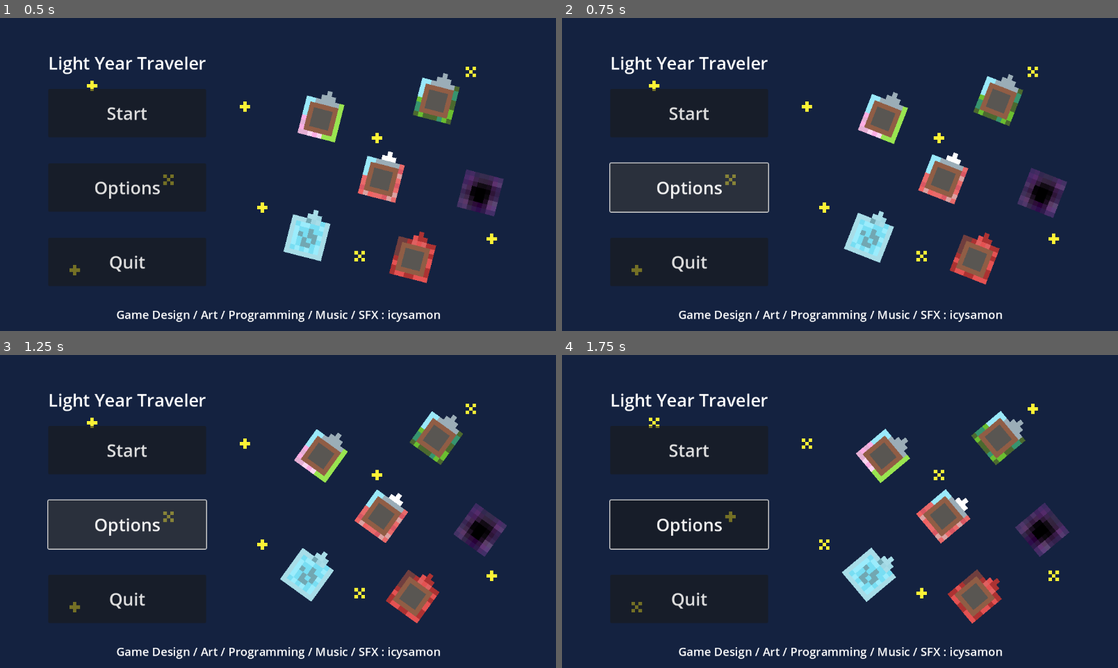
Above: before the commit, frames 1-4 (two rows, left to right).
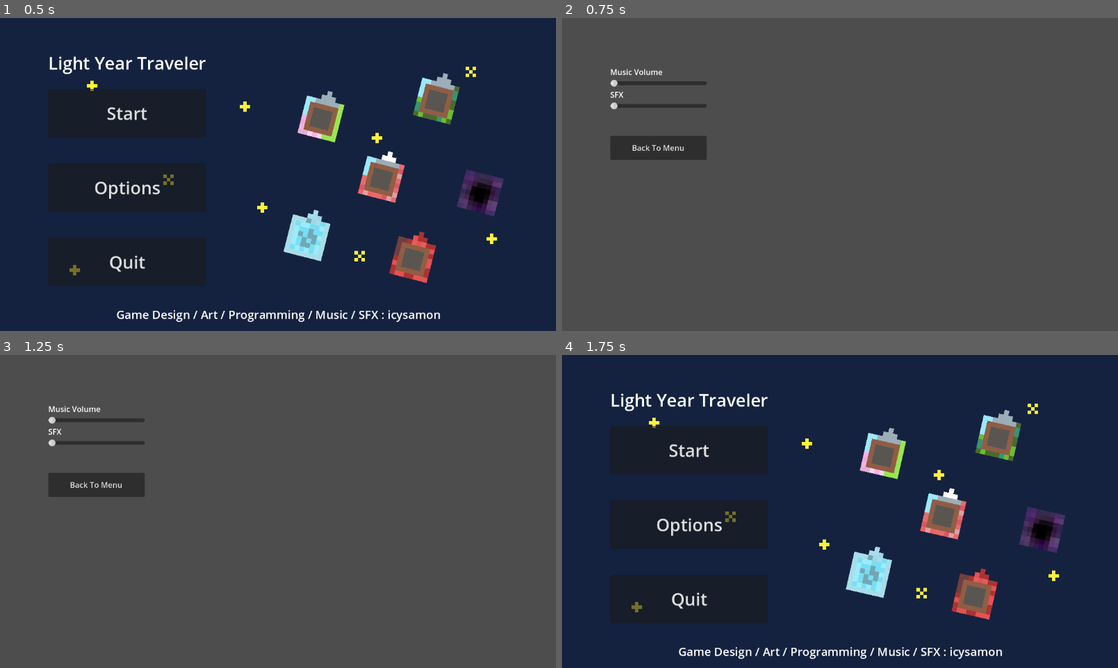
Above: after the commit, the same moments.

Repository: icysamon/LightYearsTraveler
Game: Godot game, scene res://scene/main/menu.tscn
Two runs of this game, one before a commit and one after it. Both use one fixed random seed, a clock stepped at 60 frames per second and the inputs below.
Inputs (mouse positions are in pixels of both pictures, inside the frame that each line leads up to):
- Up to frame 1 (0.5 s): no input
- Up to frame 2 (0.75 s): click "Options" at 0.5 s
- Up to frame 3 (1.25 s): no input
- Up to frame 4 (1.75 s): click (656, 486) at 1.25 s, where only the run after the commit has a clickable "Back To Menu"

Frame 1 is identical in both runs. In frame 2, 99% of the frame differs, in the area x 0-100%, y 0-100%; in frame 3, 99%; in frame 4, 4.7%.

Commit message:
feat: options link to menu

Diff:
--- /dev/null
+++ b/resource/event/summary/black_hole.tres
@@ -0,0 +1,9 @@
+[gd_resource type="Resource" script_class="Event" load_steps=2 format=3 uid="uid://bw3xek8b5j8n8"]
+
+[ext_resource type="Script" path="res://scripts/ref_counted_event.gd" id="1_oxbwn"]
+
+[resource]
+script = ExtResource("1_oxbwn")
+name = "Black Hole"
+description = "energy -100/s"
+stamina = 0
--- /dev/null
+++ b/resource/event/summary/earth_autumn.tres
@@ -0,0 +1,9 @@
+[gd_resource type="Resource" script_class="Event" load_steps=2 format=3 uid="uid://b3wscft7hpm5l"]
+
+[ext_resource type="Script" path="res://scripts/ref_counted_event.gd" id="1_vgt1a"]
+
+[resource]
+script = ExtResource("1_vgt1a")
+name = "Supper Earth (Autumn)"
+description = "energy +1/s"
+stamina = 0
--- /dev/null
+++ b/resource/event/summary/earth_spring.tres
@@ -0,0 +1,9 @@
+[gd_resource type="Resource" script_class="Event" load_steps=2 format=3 uid="uid://ff31l5je3nx0"]
+
+[ext_resource type="Script" path="res://scripts/ref_counted_event.gd" id="1_smdf4"]
+
+[resource]
+script = ExtResource("1_smdf4")
+name = "Supper Earth (Spring)"
+description = "energy +3/s"
+stamina = 0
--- /dev/null
+++ b/resource/event/summary/earth_summer.tres
@@ -0,0 +1,9 @@
+[gd_resource type="Resource" script_class="Event" load_steps=2 format=3 uid="uid://b3ckiienx85gu"]
+
+[ext_resource type="Script" path="res://scripts/ref_counted_event.gd" id="1_dl8xs"]
+
+[resource]
+script = ExtResource("1_dl8xs")
+name = "Supper Earth (Summer)"
+description = "energy +2/s"
+stamina = 0
--- /dev/null
+++ b/resource/event/summary/earth_winter.tres
@@ -0,0 +1,9 @@
+[gd_resource type="Resource" script_class="Event" load_steps=2 format=3 uid="uid://2hultig8oayj"]
+
+[ext_resource type="Script" path="res://scripts/ref_counted_event.gd" id="1_w0ftv"]
+
+[resource]
+script = ExtResource("1_w0ftv")
+name = "Supper Earth (Winter)"
+description = "energy +0/s"
+stamina = 0
--- /dev/null
+++ b/resource/event/summary/hell.tres
@@ -0,0 +1,9 @@
+[gd_resource type="Resource" script_class="Event" load_steps=2 format=3 uid="uid://b3i3ugond3yy7"]
+
+[ext_resource type="Script" path="res://scripts/ref_counted_event.gd" id="1_nftqm"]
+
+[resource]
+script = ExtResource("1_nftqm")
+name = "Hell Planet"
+description = "energy -5/s"
+stamina = 0
--- a/scene/main/menu.tscn
+++ b/scene/main/menu.tscn
@@ -1,20 +1,27 @@
-[gd_scene load_steps=20 format=3 uid="uid://66n7t0kwdk12"]
+[gd_scene load_steps=27 format=3 uid="uid://66n7t0kwdk12"]
 
 [ext_resource type="Theme" uid="uid://cc438u041qhka" path="res://resource/theme.tres" id="1_eyu4o"]
 [ext_resource type="Texture2D" uid="uid://csekfupl2hif6" path="res://assets/background/background2.png" id="1_ne1yg"]
 [ext_resource type="Script" path="res://scripts/buttons/quit.gd" id="2_d0l4t"]
 [ext_resource type="Script" path="res://scripts/buttons/start.gd" id="2_k88ey"]
 [ext_resource type="Texture2D" uid="uid://cjvk3ta5ckk6o" path="res://assets/planet/summer.png" id="3_6f6iw"]
+[ext_resource type="Resource" uid="uid://ff31l5je3nx0" path="res://resource/event/summary/earth_spring.tres" id="4_gqosc"]
 [ext_resource type="PackedScene" uid="uid://b5lv76xyyp2au" path="res://scene/child/planet.tscn" id="4_otphe"]
 [ext_resource type="Texture2D" uid="uid://cw1tqknepharf" path="res://assets/planet/spring.png" id="5_pjtmh"]
 [ext_resource type="Texture2D" uid="uid://d168mgpkdv2e1" path="res://assets/planet/hell0.png" id="6_275k1"]
+[ext_resource type="Resource" uid="uid://b3ckiienx85gu" path="res://resource/event/summary/earth_summer.tres" id="6_i0nmt"]
 [ext_resource type="Texture2D" uid="uid://rpmx6setmwut" path="res://assets/planet/autumn.png" id="6_t7mxe"]
 [ext_resource type="Texture2D" uid="uid://bjpchcnsfvqal" path="res://assets/planet/black_hole.png" id="7_03bhx"]
 [ext_resource type="Texture2D" uid="uid://bclt5ey67q1" path="res://assets/planet/winter.png" id="7_74srn"]
+[ext_resource type="Resource" uid="uid://b3wscft7hpm5l" path="res://resource/event/summary/earth_autumn.tres" id="8_06lex"]
+[ext_resource type="Resource" uid="uid://2hultig8oayj" path="res://resource/event/summary/earth_winter.tres" id="10_kbtir"]
 [ext_resource type="Texture2D" uid="uid://6wqeuji1jev3" path="res://assets/background/background1.png" id="12_3xsv1"]
+[ext_resource type="Resource" uid="uid://b3i3ugond3yy7" path="res://resource/event/summary/hell.tres" id="12_4phtn"]
 [ext_resource type="AudioStream" uid="uid://cb8udf38rdyb7" path="res://assets/sfx/Lead A Nemesida BS.wav" id="13_nqoi4"]
+[ext_resource type="Resource" uid="uid://bw3xek8b5j8n8" path="res://resource/event/summary/black_hole.tres" id="14_hqn8q"]
 [ext_resource type="AudioStream" uid="uid://7ytigwnde2dq" path="res://assets/music/menu/Mixdown/menu.wav" id="14_qxyax"]
 [ext_resource type="Script" path="res://scripts/music_menu.gd" id="15_v3xuf"]
+[ext_resource type="Script" path="res://scripts/buttons/options.gd" id="17_8kqio"]
 
 [sub_resource type="LabelSettings" id="LabelSettings_yonf3"]
 font_size = 36
@@ -69,33 +76,44 @@
 [node name="Planet" parent="Planets" instance=ExtResource("4_otphe")]
 position = Vector2(665, 209)
 texture = ExtResource("5_pjtmh")
+event = ExtResource("4_gqosc")
 default_planet = true
 in_menu = true
 
 [node name="Planet2" parent="Planets" instance=ExtResource("4_otphe")]
 position = Vector2(904, 172)
 texture = ExtResource("3_6f6iw")
-default_planet = true
+event = ExtResource("6_i0nmt")
+default_planet = true
+in_menu = true
 
 [node name="Planet3" parent="Planets" instance=ExtResource("4_otphe")]
 position = Vector2(790, 334)
 texture = ExtResource("6_t7mxe")
-default_planet = true
+event = ExtResource("8_06lex")
+default_planet = true
+in_menu = true
 
 [node name="Planet4" parent="Planets" instance=ExtResource("4_otphe")]
 position = Vector2(636, 455)
 texture = ExtResource("7_74srn")
-default_planet = true
+event = ExtResource("10_kbtir")
+default_planet = true
+in_menu = true
 
 [node name="Planet5" parent="Planets" instance=ExtResource("4_otphe")]
 position = Vector2(855, 500)
 texture = ExtResource("6_275k1")
-default_planet = true
+event = ExtResource("12_4phtn")
+default_planet = true
+in_menu = true
 
 [node name="Planet6" parent="Planets" instance=ExtResource("4_otphe")]
 position = Vector2(995, 362)
 texture = ExtResource("7_03bhx")
-default_planet = true
+event = ExtResource("14_hqn8q")
+default_planet = true
+in_menu = true
 
 [node name="MarginContainer" type="MarginContainer" parent="."]
 layout_mode = 1
@@ -150,6 +168,7 @@
 text = "Options"
 icon_alignment = 1
 language = "en_US"
+script = ExtResource("17_8kqio")
 
 [node name="Quit" type="MarginContainer" parent="MarginContainer/HBoxContainer/VBoxContainer"]
 layout_mode = 2
@@ -201,5 +220,6 @@
 
 [connection signal="button_down" from="MarginContainer/HBoxContainer/VBoxContainer/Start/Button" to="MarginContainer/HBoxContainer/VBoxContainer/Start/Button" method="_on_button_down"]
 [connection signal="mouse_entered" from="MarginContainer/HBoxContainer/VBoxContainer/Start/Button" to="MarginContainer/HBoxContainer/VBoxContainer/Start/Button" method="_on_mouse_entered"]
+[connection signal="button_down" from="MarginContainer/HBoxContainer/VBoxContainer/Options/Button" to="MarginContainer/HBoxContainer/VBoxContainer/Options/Button" method="_on_button_down"]
 [connection signal="button_down" from="MarginContainer/HBoxContainer/VBoxContainer/Quit/Button" to="MarginContainer/HBoxContainer/VBoxContainer/Quit/Button" method="_on_button_down"]
 [connection signal="mouse_entered" from="MarginContainer/HBoxContainer/VBoxContainer/Quit/Button" to="MarginContainer/HBoxContainer/VBoxContainer/Quit/Button" method="_on_mouse_entered"]
--- /dev/null
+++ b/scene/main/options.tscn
@@ -0,0 +1,68 @@
+[gd_scene load_steps=2 format=3 uid="uid://depddnwmtj7fq"]
+
+[ext_resource type="Script" path="res://scripts/buttons/back_to_menu.gd" id="1_u76ou"]
+
+[node name="Options" type="Control"]
+layout_mode = 3
+anchors_preset = 15
+anchor_right = 1.0
+anchor_bottom = 1.0
+grow_horizontal = 2
+grow_vertical = 2
+
+[node name="MarginContainer" type="MarginContainer" parent="."]
+layout_mode = 1
+anchors_preset = 15
+anchor_right = 1.0
+anchor_bottom = 1.0
+grow_horizontal = 2
+grow_vertical = 2
+theme_override_constants/margin_left = 100
+theme_override_constants/margin_top = 100
+theme_override_constants/margin_right = 100
+theme_override_constants/margin_bottom = 100
+
+[node name="HBoxContainer" type="HBoxContainer" parent="MarginContainer"]
+layout_mode = 2
+
+[node name="VBoxContainer" type="VBoxContainer" parent="MarginContainer/HBoxContainer"]
+custom_minimum_size = Vector2(200, 0)
+layout_mode = 2
+
+[node name="MarginContainer" type="MarginContainer" parent="MarginContainer/HBoxContainer/VBoxContainer"]
+layout_mode = 2
+
+[node name="VBoxContainer" type="VBoxContainer" parent="MarginContainer/HBoxContainer/VBoxContainer/MarginContainer"]
+layout_mode = 2
+
+[node name="Label" type="Label" parent="MarginContainer/HBoxContainer/VBoxContainer/MarginContainer/VBoxContainer"]
+layout_mode = 2
+text = "Music Volume"
+
+[node name="HSlider" type="HSlider" parent="MarginContainer/HBoxContainer/VBoxContainer/MarginContainer/VBoxContainer"]
+layout_mode = 2
+
+[node name="MarginContainer2" type="MarginContainer" parent="MarginContainer/HBoxContainer/VBoxContainer"]
+layout_mode = 2
+
+[node name="VBoxContainer2" type="VBoxContainer" parent="MarginContainer/HBoxContainer/VBoxContainer/MarginContainer2"]
+layout_mode = 2
+
+[node name="Label" type="Label" parent="MarginContainer/HBoxContainer/VBoxContainer/MarginContainer2/VBoxContainer2"]
+layout_mode = 2
+text = "SFX"
+
+[node name="HSlider" type="HSlider" parent="MarginContainer/HBoxContainer/VBoxContainer/MarginContainer2/VBoxContainer2"]
+layout_mode = 2
+
+[node name="MarginContainer3" type="MarginContainer" parent="MarginContainer/HBoxContainer/VBoxContainer"]
+layout_mode = 2
+theme_override_constants/margin_top = 50
+
+[node name="Button" type="Button" parent="MarginContainer/HBoxContainer/VBoxContainer/MarginContainer3"]
+custom_minimum_size = Vector2(200, 50)
+layout_mode = 2
+text = "Back To Menu"
+script = ExtResource("1_u76ou")
+
+[connection signal="button_down" from="MarginContainer/HBoxContainer/VBoxContainer/MarginContainer3/Button" to="MarginContainer/HBoxContainer/VBoxContainer/MarginContainer3/Button" method="_on_button_down"]
--- /dev/null
+++ b/scripts/buttons/options.gd
@@ -0,0 +1,4 @@
+extends Button
+@onready var PATH = "res://scene/main/options.tscn"
+func _on_button_down():
+	get_tree().change_scene_to_file(PATH)
--- a/scripts/planet.gd
+++ b/scripts/planet.gd
@@ -57,7 +57,7 @@
 var get_planet : bool = false
 var flag_tip : bool = false
 var flag_first_enter : bool = false
-
+var tip_temp
 func _ready():
 	default_scale = scale
 
@@ -102,11 +102,22 @@
 	var tween = get_tree().create_tween()
 	tween.tween_property(self, "scale", default_scale + tween_size_add, TWEEN_SCALE_TIME)
 
+	# set tip information
+	if default_planet and in_menu:
+		var tip = TIP.instantiate()
+		tip.event_name = event.name
+		tip.event_description = event.description
+		owner.add_child(tip)
+		tip_temp = tip
+
 
 func _on_mouse_exited():
 	# tween animation when mouse exited
 	var tween = get_tree().create_tween()
 	tween.tween_property(self, "scale", default_scale, TWEEN_SCALE_TIME)
+
+	if default_planet and in_menu:
+		tip_temp.queue_free()
 
 
 func _on_area_2d_area_entered(area):
@@ -119,9 +130,9 @@
 		# Display planet's event when player first enter
 		if not flag_first_enter:
 			flag_first_enter = true
+
+			# set tip information
 			var tip = TIP.instantiate()
-
-			# set tip information
 			tip.event_name = event.name
 			tip.event_description = event.description
 			player.get_node("Camera2D/UI").add_child(tip)
